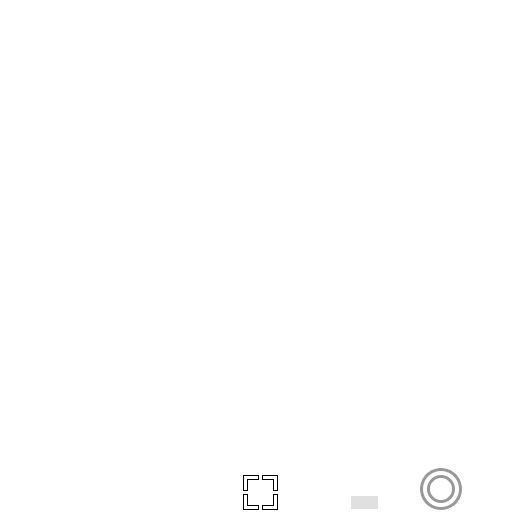
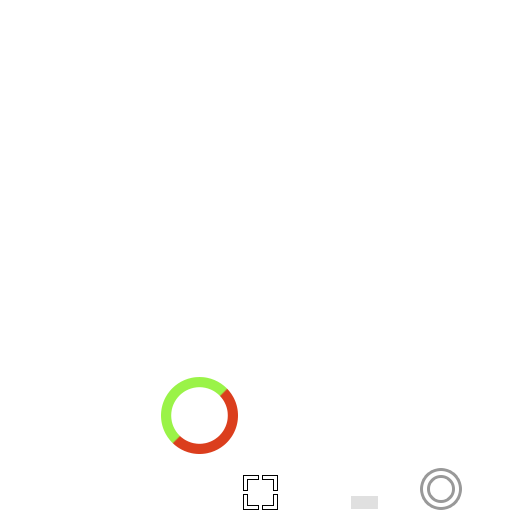
The second 512 x 512 image is a revision of the first. Changes to its layers:
added group "组 2" with 4 layers above "组 1" over [161, 377, 238, 454]
added layer "Ring 拷贝" in group "组 2" over [161, 377, 238, 454]
